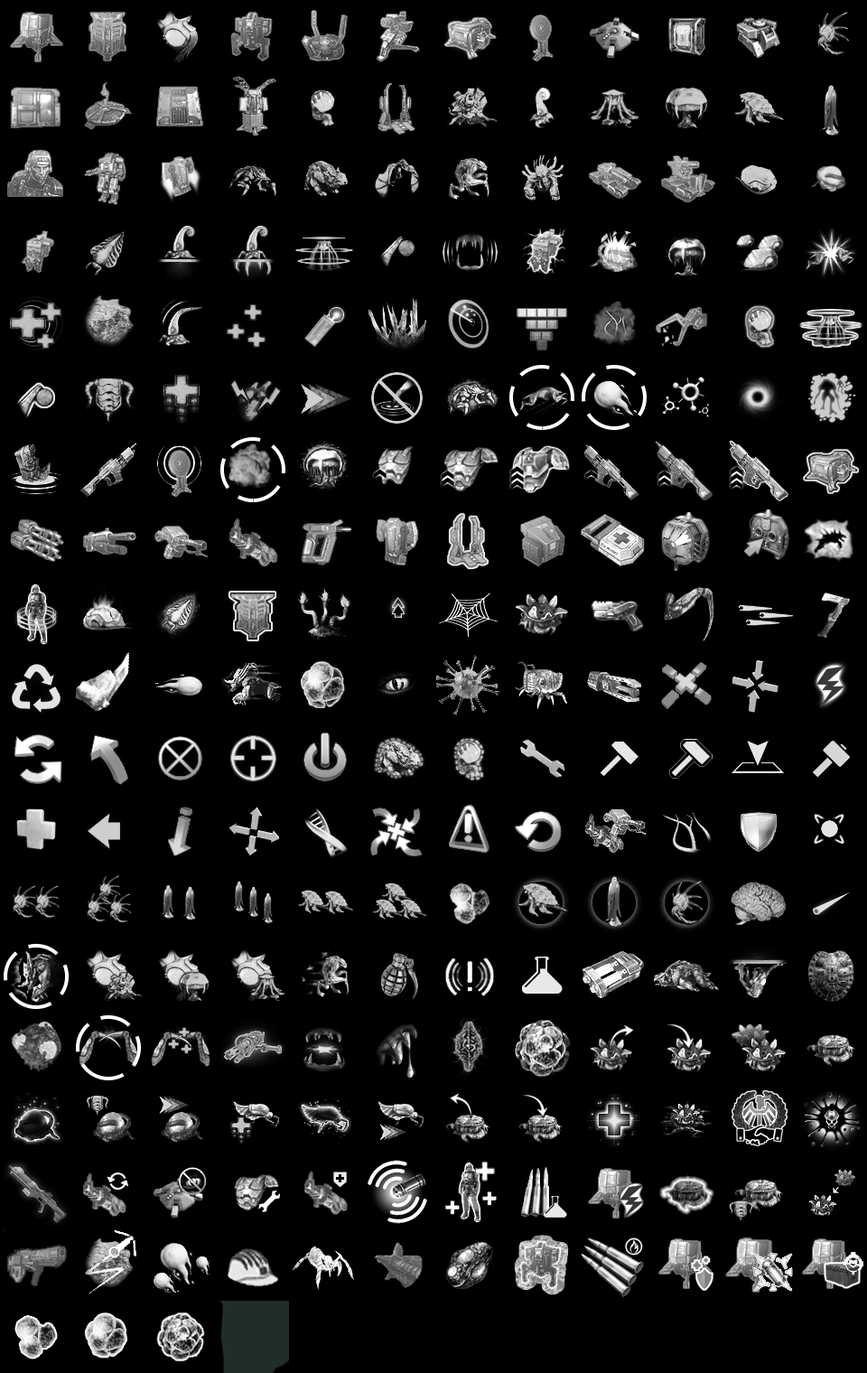
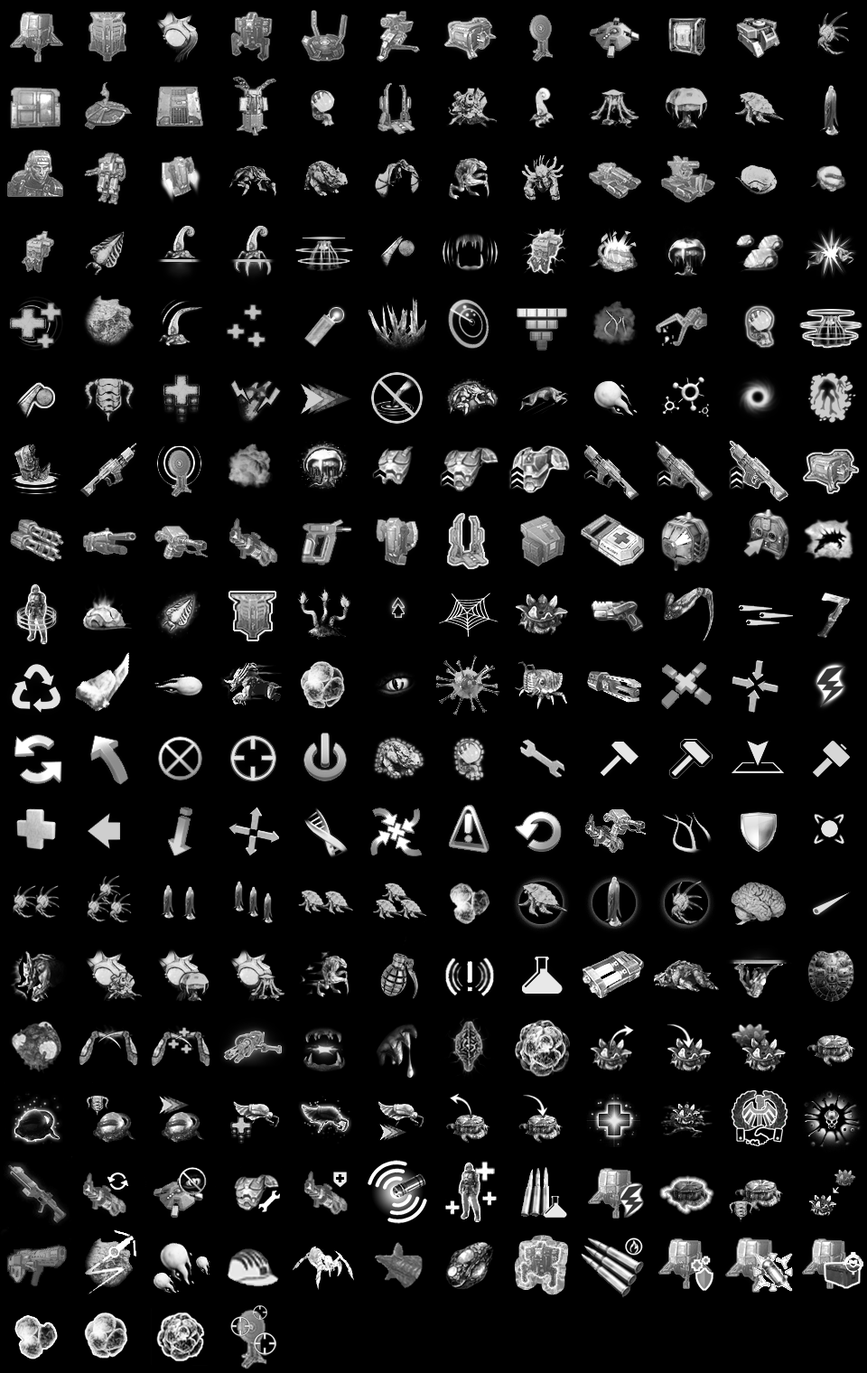
Before/after of a 867×1373 layered artwork. What changed in the layer stack:
removed layer "椭圆 2" over (3, 365, 647, 1081)
painted on "图层 0" over (208, 1301, 290, 1373)
